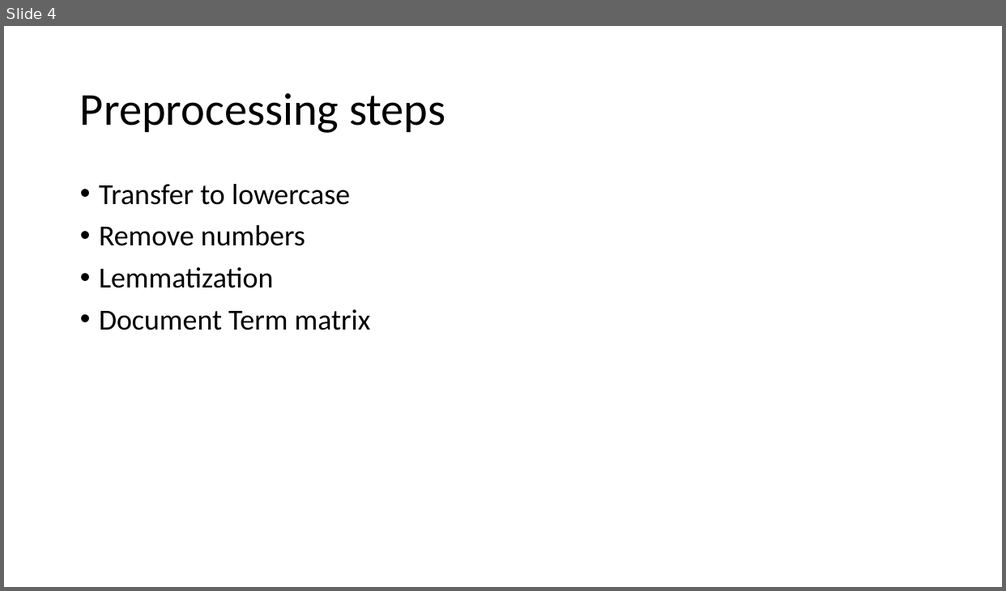
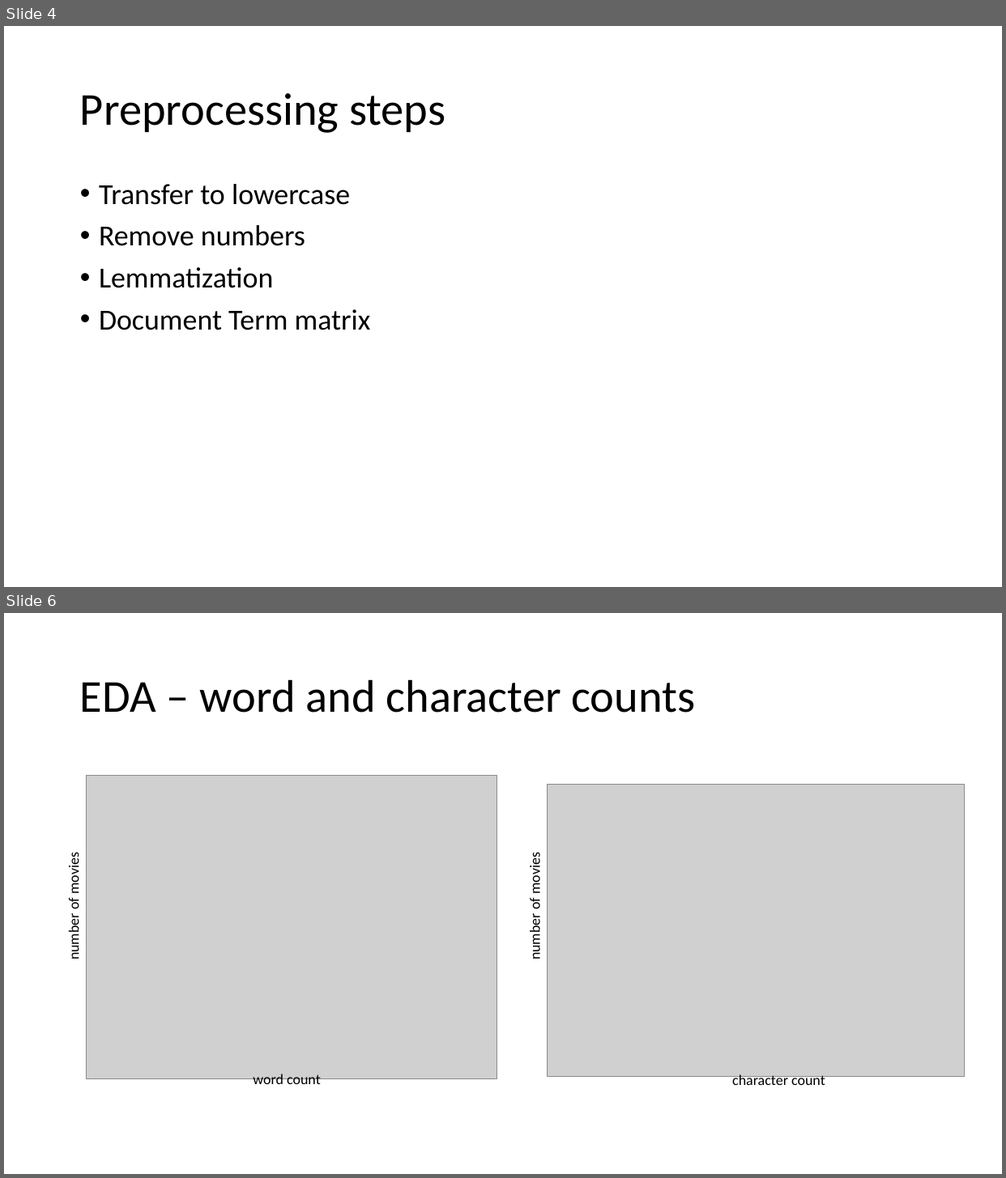
Before and after one commit to MatthiasRemta/NLP_Project, a slide deck: Presentations/session2.pptx. Shown one above the other, each under a label of ours: slide 4 before the commit, slides 4 and 6 after it; the slides between them are not shown. The pictures are 1006x591 and 1006x1178 pixels, drawn with LibreOffice and Linux fonts; fonts in the diff are those of the drawing; grey boxes stand for pictures; background and template pictures are left out. Boxes give left, top, right and bottom in pixels: in the first picture for what was removed or moved away, otherwise in the second. Text is boxed around its words. In the diff, an @@ line names an element or a change of style, - is before the commit and + after.

```diff
--- a/Presentations/session2.pptx
+++ b/Presentations/session2.pptx
@@ slide 6 added at [4, 613, 1002, 1174], background #FFFFFF @@
@@ title added at [80, 679, 696, 713], 44 pt, text #000000 @@
+EDA – word and character counts
@@ picture added at [86, 776, 496, 1080] @@
@@ picture added at [547, 785, 964, 1076] @@
@@ text added at [65, 858, 83, 959], 14 pt, text #000000 @@
+number of movies
@@ text added at [526, 857, 543, 959], 14 pt, text #000000 @@
+number of movies
@@ text added at [253, 1074, 321, 1088], 14 pt, text #000000 @@
+word count
@@ text added at [732, 1075, 825, 1085], 14 pt, text #000000 @@
+character count
```
Also in this commit, not shown: 2 slides changed, 1 other slide added, 1 slide removed, 1 other file.
